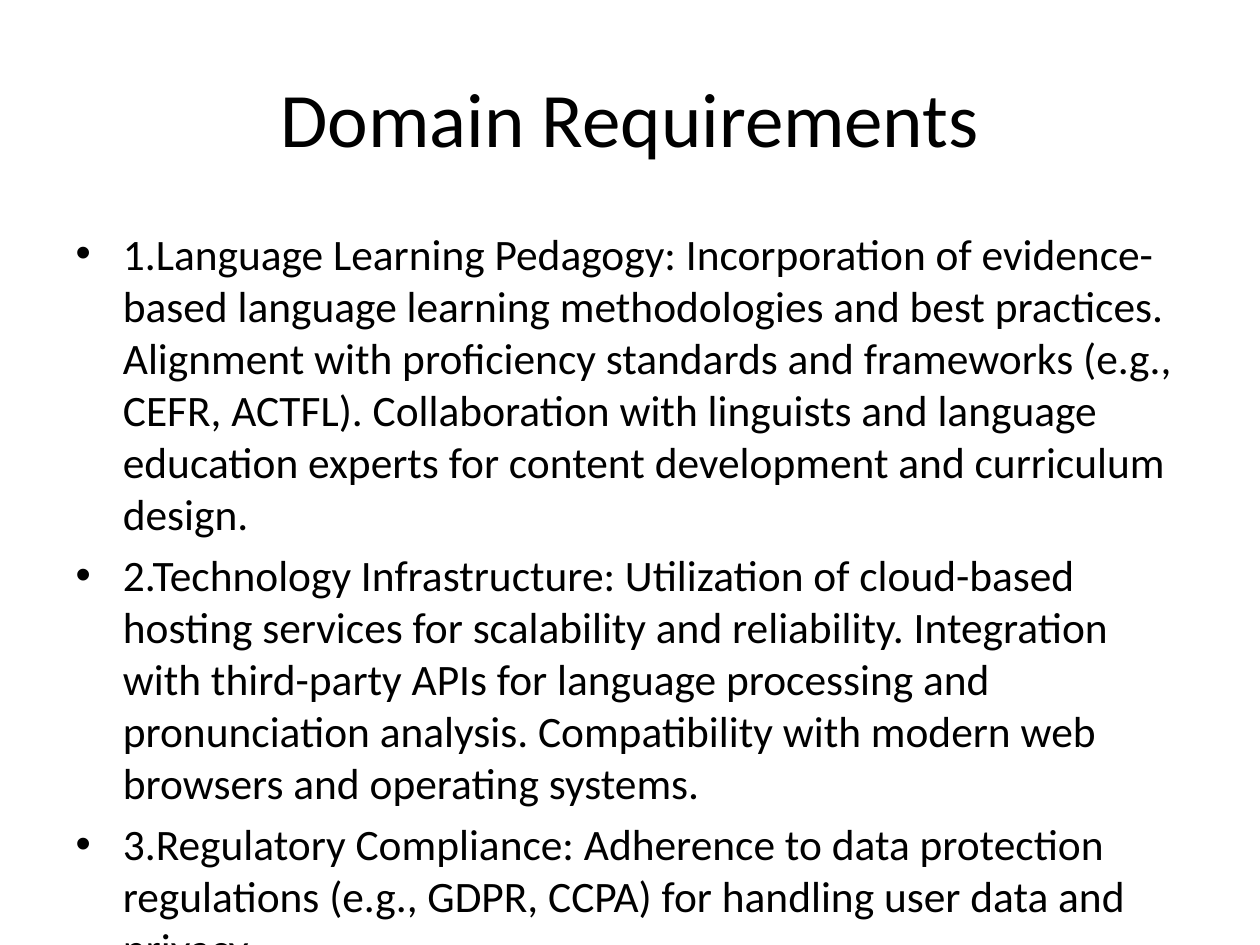
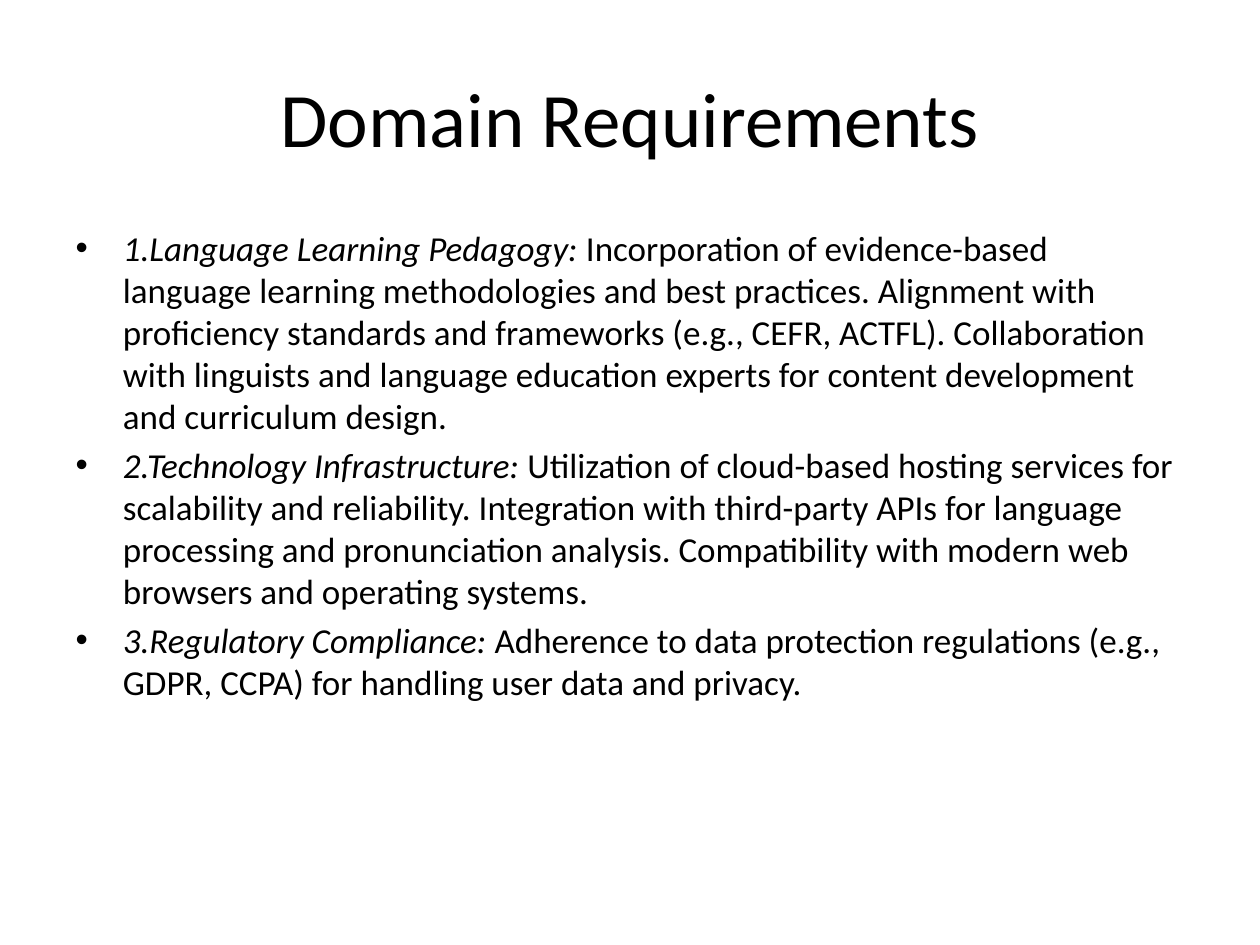
Before and after one commit to VictorMK22/PixelPioneers, a slide deck: slide 7 of Presentation1.pptx (slide 6 before the commit). Drawn at 1260x945 pixels with LibreOffice and Linux fonts; fonts in the diff are those of the drawing. Boxes give left, top, right and bottom in pixels: in the first picture for what was removed or moved away, otherwise in the second. Text is boxed around its words. In the diff, an @@ line names an element or a change of style, - is before the commit and + after.

```diff
--- a/Presentation1.pptx
+++ b/Presentation1.pptx
@@ text "1.Language Learning Pedagogy: Incorporation of ..." at bbox=[123, 236, 1173, 701]: size 24.8 to 20 pt; italic on in "1.Language Learning Pedagogy:", "2.Technology Infrastructure:", "3.Regulatory Compliance:" @@
```
Also in this commit, not shown: 4 other slides changed, 6 slides added.
